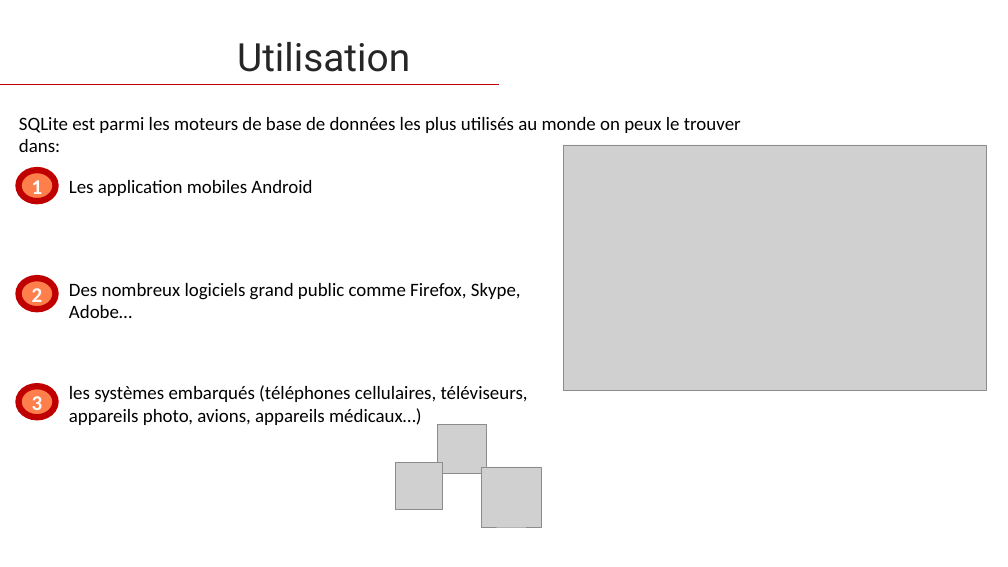
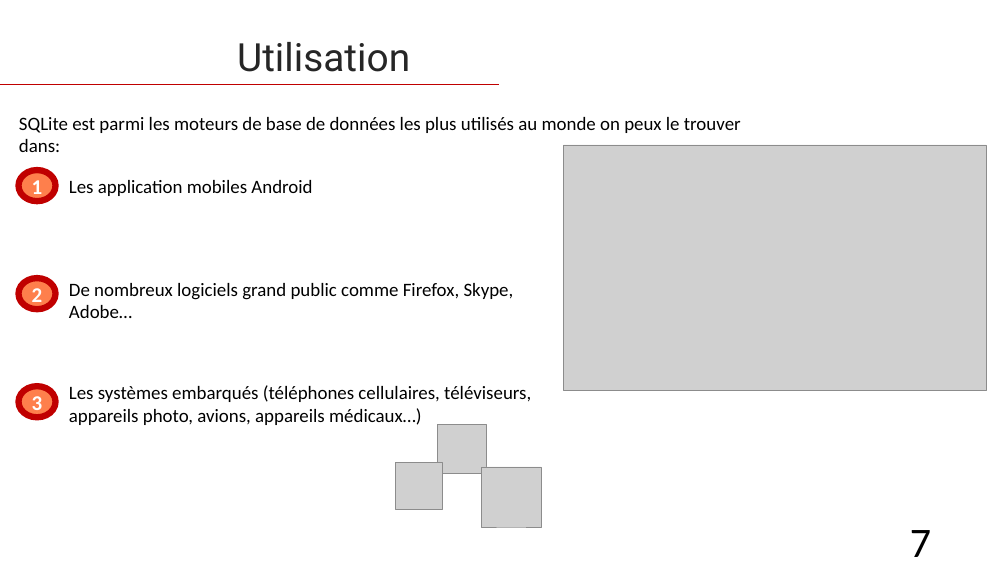
Before and after one commit to HouariZegai/academic-projects, a slide deck: slide 7 of Architecture SGBD/Project/presentation/Presentation-projet-SQLite.pptx. Drawn at 1008x567 pixels with LibreOffice and Linux fonts; fonts in the diff are those of the drawing; grey boxes stand for pictures. Boxes give left, top, right and bottom in pixels: in the first picture for what was removed or moved away, otherwise in the second. Text is boxed around its words. In the diff, an @@ line names an element or a change of style, - is before the commit and + after.

```diff
--- a/Architecture SGBD/Project/presentation/Presentation-projet-SQLite.pptx
+++ b/Architecture SGBD/Project/presentation/Presentation-projet-SQLite.pptx
@@ text at box(69, 283, 514, 318): text changed @@
-Des nombreux logiciels grand public comme Firefox, Skype, Adobe…
+De nombreux logiciels grand public comme Firefox, Skype, Adobe…
@@ text at box(69, 385, 531, 425): text changed @@
-les systèmes embarqués (téléphones cellulaires, téléviseurs, appareils photo, avions, appareils médicaux…)
+Les systèmes embarqués (téléphones cellulaires, téléviseurs, appareils photo, avions, appareils médicaux…)
@@ page number added at box(910, 530, 931, 557), 40 pt, text #000000 @@
+7
```
Also in this commit, not shown: 46 other slides changed, 32 other files.
